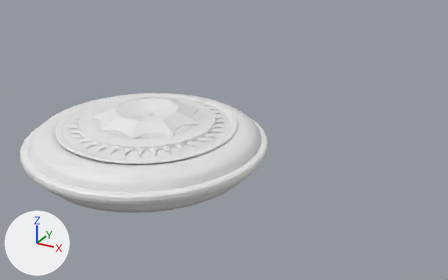
Two versions of the FBX model Assets/FBX/Console_Dial.fbx, one commit apart.
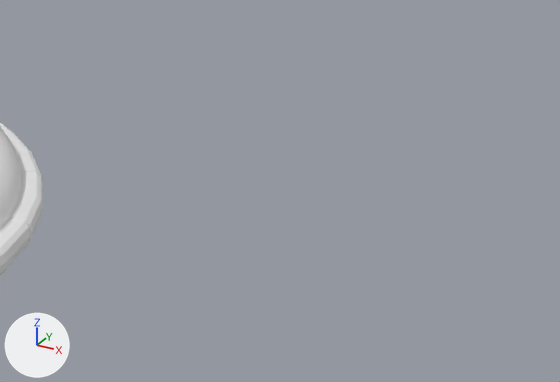
The first picture shows the older version from a 50 mm camera at (2.85, -3.88, 1.91) aimed at (0.59, 0.24, -0.15). The close-ups show both versions on the part from 56% to 100% of the width and 27% to 75% of the height of that picture; other places that the commit changed are outside them. Every picture has the same lights, and +X, +Y and +Z are marked at lower left. Where no turn or scale is listed for an object, it has been applied to the vertices.

Before the edit, the objects in view are built like this:
```python
me_cube_160 = bpy.data.meshes.new('Cube.160')
me_cube_160.from_pydata(...)  # 6736 vertices, 1684 faces; spans x -0.445..0.445, y -0.445..0.445, z 0.003
me_cube_162 = bpy.data.meshes.new('Cube.162')
me_cube_162.from_pydata(...)  # 3600 vertices, 900 faces; spans x -0.445..0.445, y -0.445..0.445, z 0.003
me_torus_002 = bpy.data.meshes.new('Torus.002')
me_torus_002.from_pydata(...)  # a torus around z (ring radius 0.97, tube radius 0.04) spanning x -1.01..1.01, y -1.01..1.01, z -0.24..-0.15
ob_cube_000 = bpy.data.objects.new('Cube.000', me_cube_160)
ob_cube_000.location = (0.0, 1.129, 0.0)
ob_cube_000.hide_viewport = True
ob_cube_002 = bpy.data.objects.new('Cube.002', me_cube_162)
ob_cube_002.location = (1.808, 0.0, 0.06)
ob_cube_002.hide_viewport = True
ob_torus_002 = bpy.data.objects.new('Torus.002', me_torus_002)
ob_torus_002.location = (0.0, -0.032, 0.0)
# also in view: 'Torus' at (0.0, -0.03, -0.21)
```
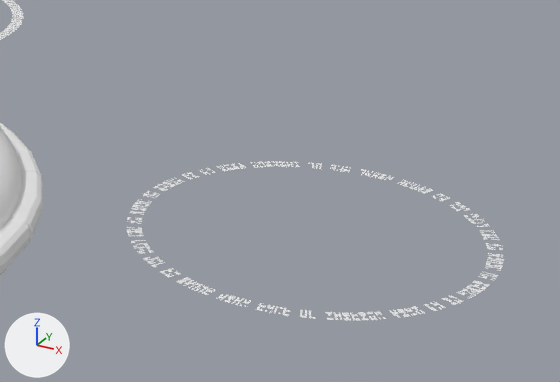
Boxes (x1, y1, x2, y2) around the edits, measured in the close-ups (560 x 382 px):
```json
{"object": "Cube.002", "change": "shown", "after": [127, 161, 504, 320]}
{"object": "Cube.000", "change": "shown", "after": [0, 0, 23, 40]}
```

Edits to the scene script, one JSON object a line:
```json
{"op": "remove", "block": "ob_cube_002", "code": "ob_cube_002.hide_viewport = True"}
{"op": "remove", "block": "ob_cube_000", "code": "ob_cube_000.hide_viewport = True"}
```
